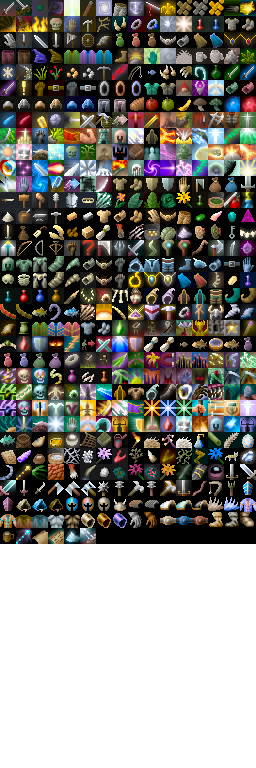
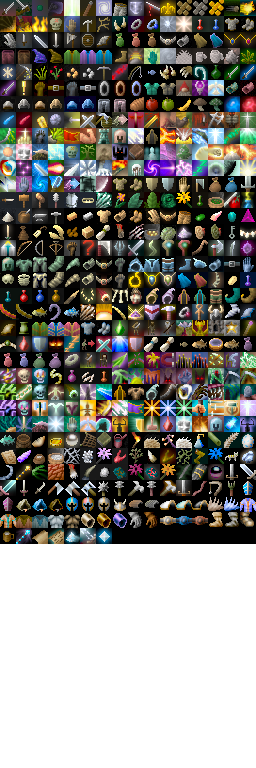
Layer changes from the first w=256, h=768 image to the second:
painted on "Background" over [99, 531, 110, 542]
painted on "shade" over [96, 528, 112, 544]
